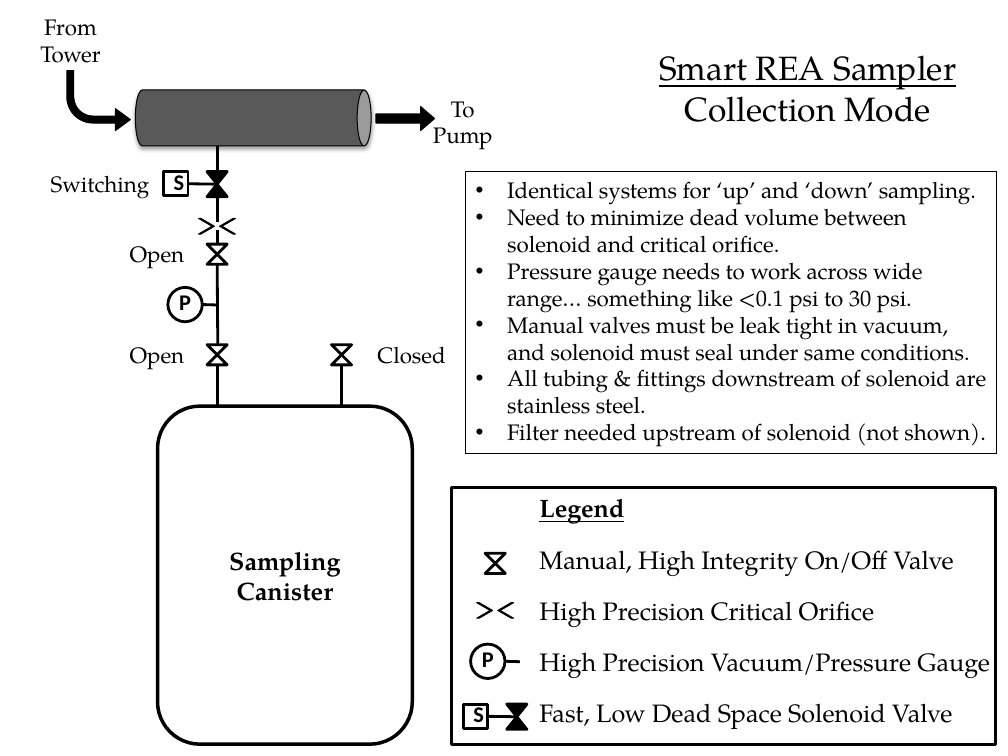
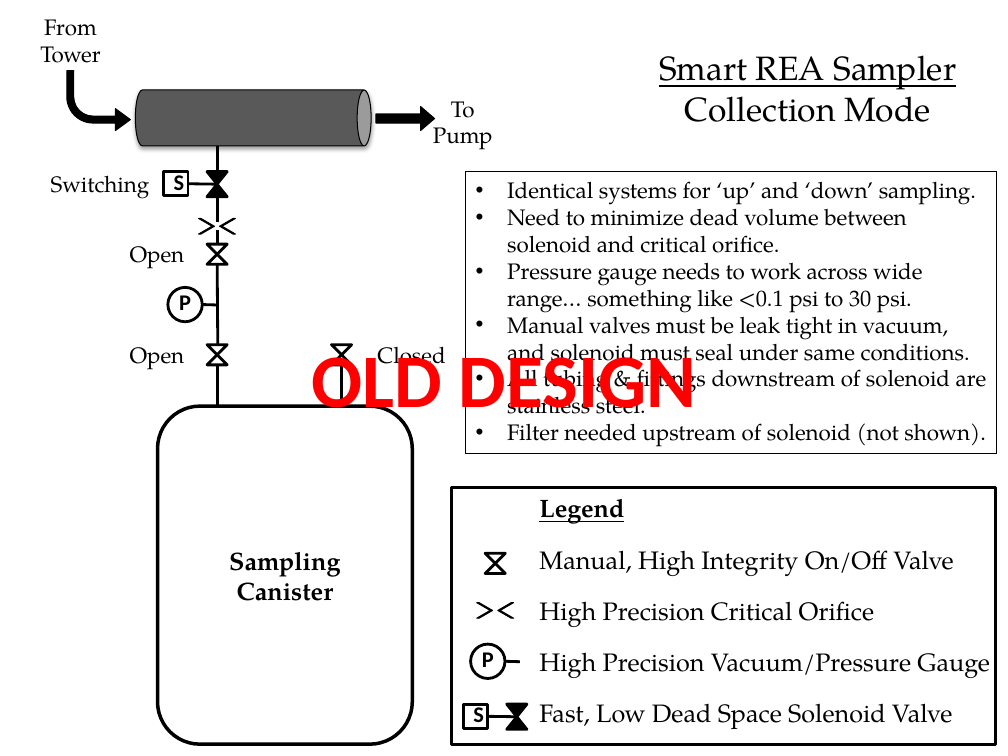
Before and after one commit to patricktokeeffe/smart-rea-sampler, a slide deck: slide 2 of doc/SamplingConfig.pptx (slide 1 before the commit). Drawn at 1008x756 pixels with LibreOffice and Linux fonts; fonts in the diff are those of the drawing. Boxes give left, top, right and bottom in pixels: in the first picture for what was removed or moved away, otherwise in the second. Text is boxed around its words. In the diff, an @@ line names an element or a change of style, - is before the commit and + after.

```diff
--- a/doc/SamplingConfig.pptx
+++ b/doc/SamplingConfig.pptx
@@ text added at bbox=[311, 345, 696, 425], 54 pt, text #FF0000, bold @@
+OLD DESIGN
```
Also in this commit, not shown: 3 other slides changed, 2 slides added.
